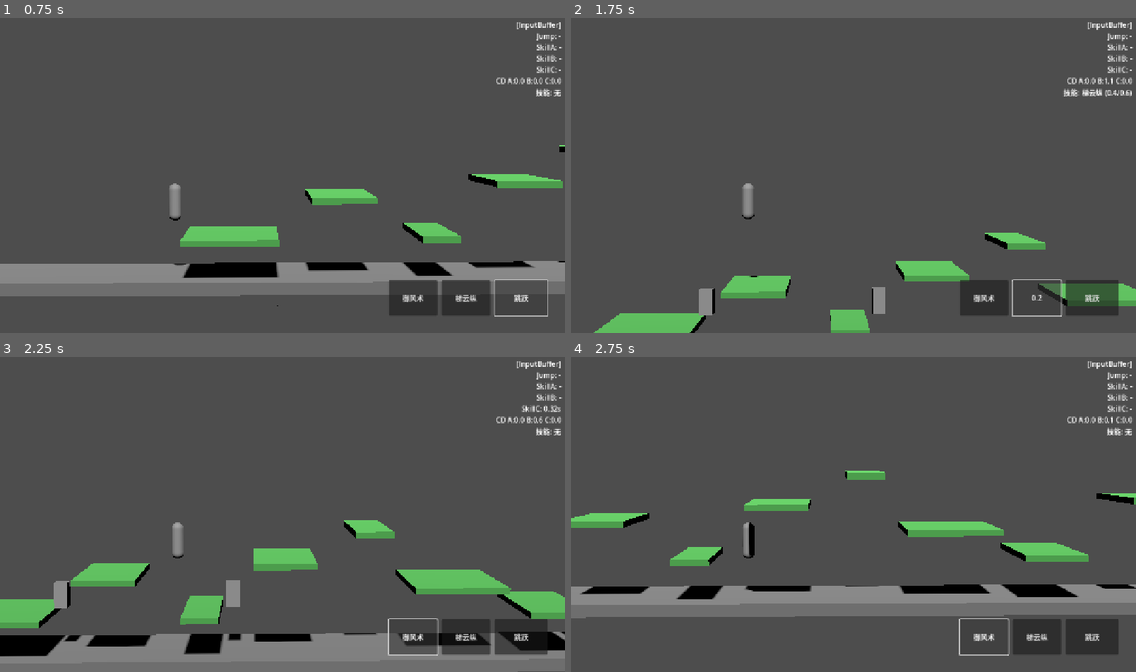
Above: before the commit, frames 1-4 (two rows, left to right).
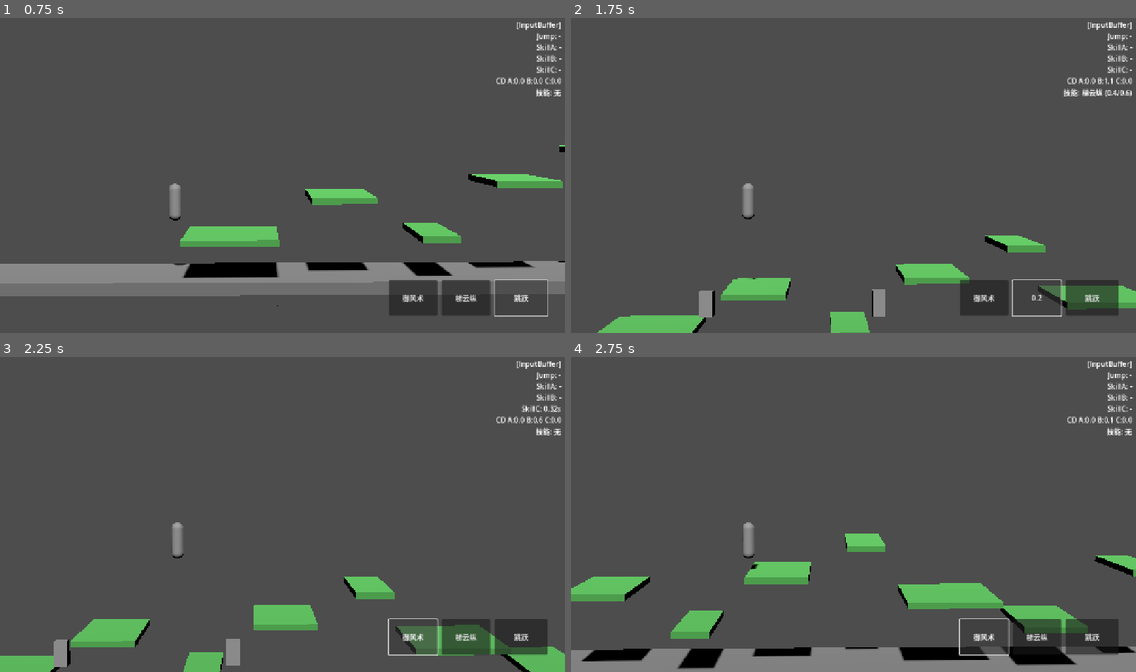
Above: after the commit, the same moments.

Repository: KStar001/GodotFly2
Game: Godot game, scene res://02scene/stage_001.tscn
Same seed, same stepped clock (60 frames per second), same inputs: the game is played once before the commit and once after it.
Inputs:
- Up to frame 1 (0.75 s): click "跳跃" at 0.5 s
- Up to frame 2 (1.75 s): click "梯云纵" at 1.25 s
- Up to frame 3 (2.25 s): click "御风术" at 2 s
- Up to frame 4 (2.75 s): no input

Frame 1 is identical in both runs. In frame 2, 1.5% of the frame differs, in the area x 4-100%, y 68-100%; in frame 3, 19%; in frame 4, 23%, in the area x 0-100%, y 36-100%.

Commit message:
feat: 限制Y轴最大下落速度(ConfigMaxYSpeedValue=-3)

Diff:
--- a/01code/KsPlayer.gd
+++ b/01code/KsPlayer.gd
@@ -8,6 +8,7 @@
 const ConfigGravity: float = 10.0          # 重力加速度
 const ConfigBounceSpeed: float = 5.0       # 被动落地弹起速度
 const ConfigSpikeJumpSpeed: float = 12.0   # 突木桩击中后强制弹起速度
+const ConfigMaxYSpeedValue: float = -3.0   # Y轴速度下限（下落速度上限，负值=向下）
 #---------------------------------------------------------------------------------------------------
 # 角色状态枚举
 enum EActorState
@@ -65,6 +66,8 @@
 #---------------------------------------------------------------------------------------------------
 # 更新移动（X轴前进，Y轴垂直，Z轴锁死为0）
 func _UpdateMove(delta: float) -> void:
+	# 限制下落速度上限（上升速度不限制）
+	CurVerticalSpeed = max(CurVerticalSpeed, ConfigMaxYSpeedValue)
 	velocity = Vector3(ConfigMoveSpeed + CurSkillVelocityX, CurVerticalSpeed + CurSkillVelocityY, 0.0)
 	move_and_slide()
 	if is_on_floor():
